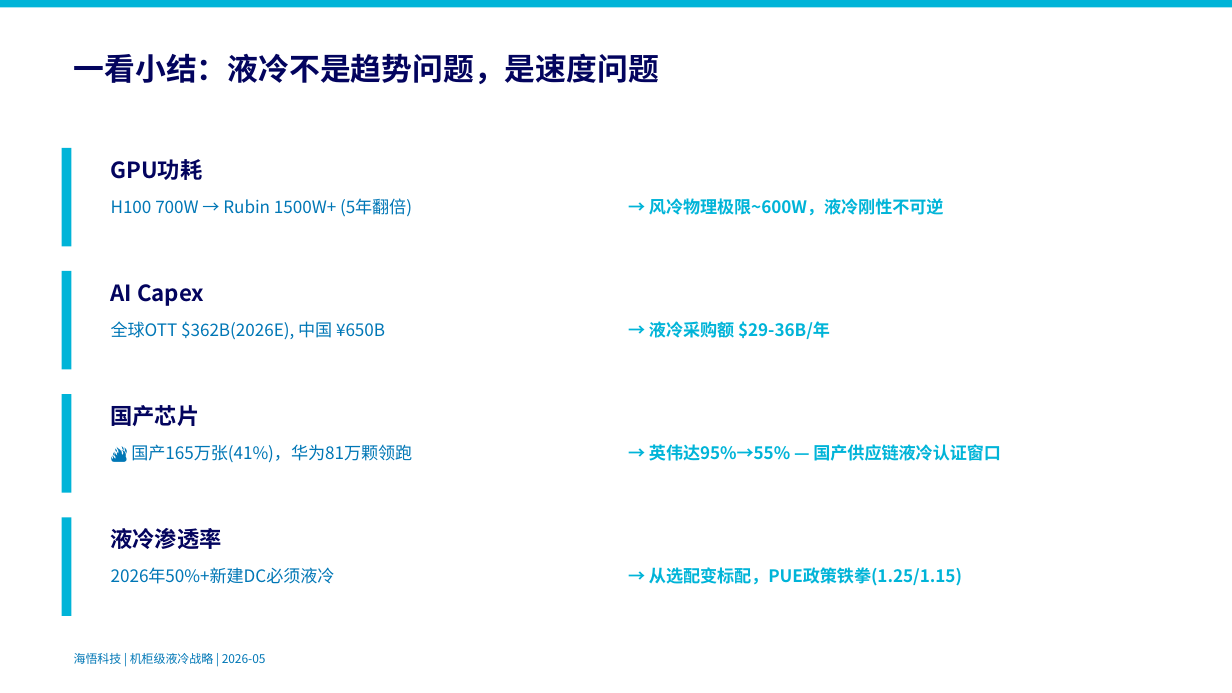
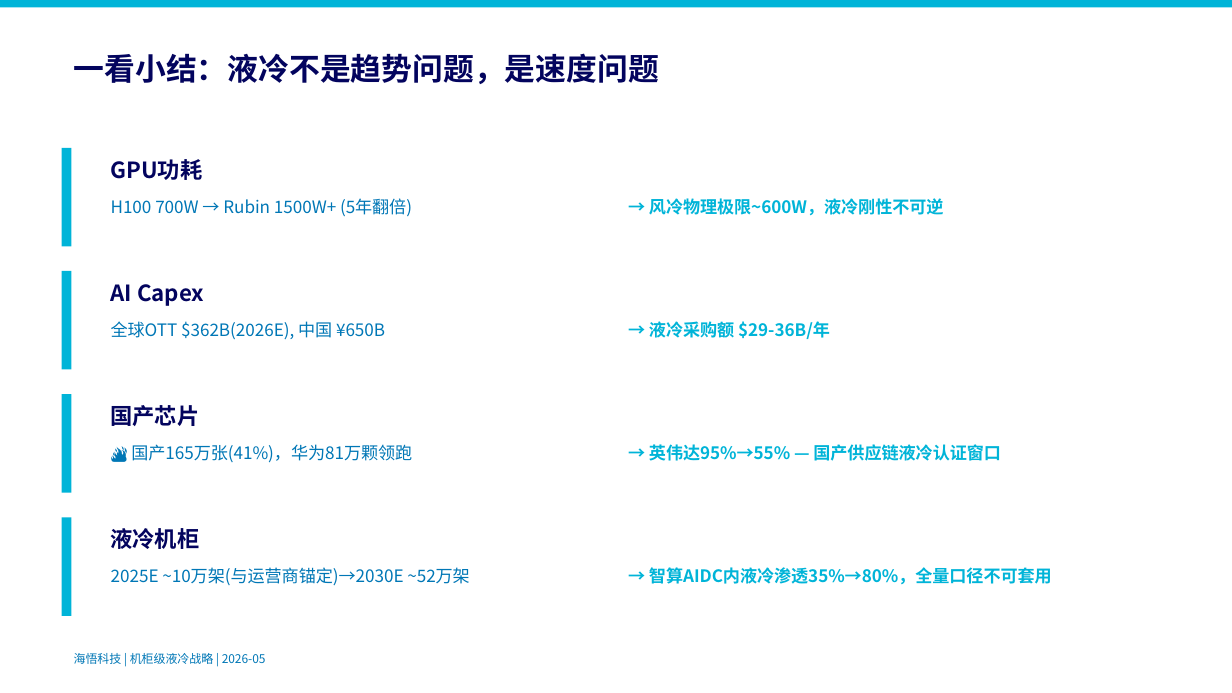
Before and after one commit to marshall9900/liquid-cooling-ecosystem, a slide deck: slide 8 of analysis/liquid-cooling/ppt/v10-slides/output/海悟液冷五看三定-v10.pptx. Drawn at 1232x693 pixels with LibreOffice and Linux fonts; fonts in the diff are those of the drawing. Boxes give left, top, right and bottom in pixels: in the first picture for what was removed or moved away, otherwise in the second. Text is boxed around its words. In the diff, an @@ line names an element or a change of style, - is before the commit and + after.

Commit message:
fix: 液冷机柜数据口径修正 — 基础从全量→智算AIDC锚定
根因: s005将液冷占比(30-70%)应用于全中国1,085万架在架机柜
→ 推得325万液冷机柜 与运营商实际~10万架严重不符

修复:
- s005: 液冷机柜=智算负载÷单柜功率×液冷渗透率
  2024A~7万→2030E~52万(锚定运营商+OTT+区域智算三源)
- s007: 移除"占比15%→70%"和TAM ¥39B→¥250B误导表述
- s072: 电源冷板TAM ¥39B→¥19B(52万柜×120片×¥300)
- s075: Manifold出货80K→600K套(锚定52万柜)
- v10 slide-08: 液冷机柜口径同步修正
- 新增显式推导过程+源注释→铁律⑪推算公式透明化

```diff
--- a/analysis/liquid-cooling/ppt/v10-slides/output/海悟液冷五看三定-v10.pptx
+++ b/analysis/liquid-cooling/ppt/v10-slides/output/海悟液冷五看三定-v10.pptx
@@ text at [111, 528, 200, 549]: text changed @@
-液冷渗透率
+液冷机柜
@@ text at [111, 567, 470, 585]: text changed @@
-2026年50%+新建DC必须液冷
+2025E ~10万架(与运营商锚定)→2030E ~52万架
@@ text at [649, 567, 1052, 584]: text changed @@
-→ 从选配变标配，PUE政策铁拳(1.25/1.15)
+→ 智算AIDC内液冷渗透35%→80%，全量口径不可套用
```
Also in this commit, not shown: 7 other files.
